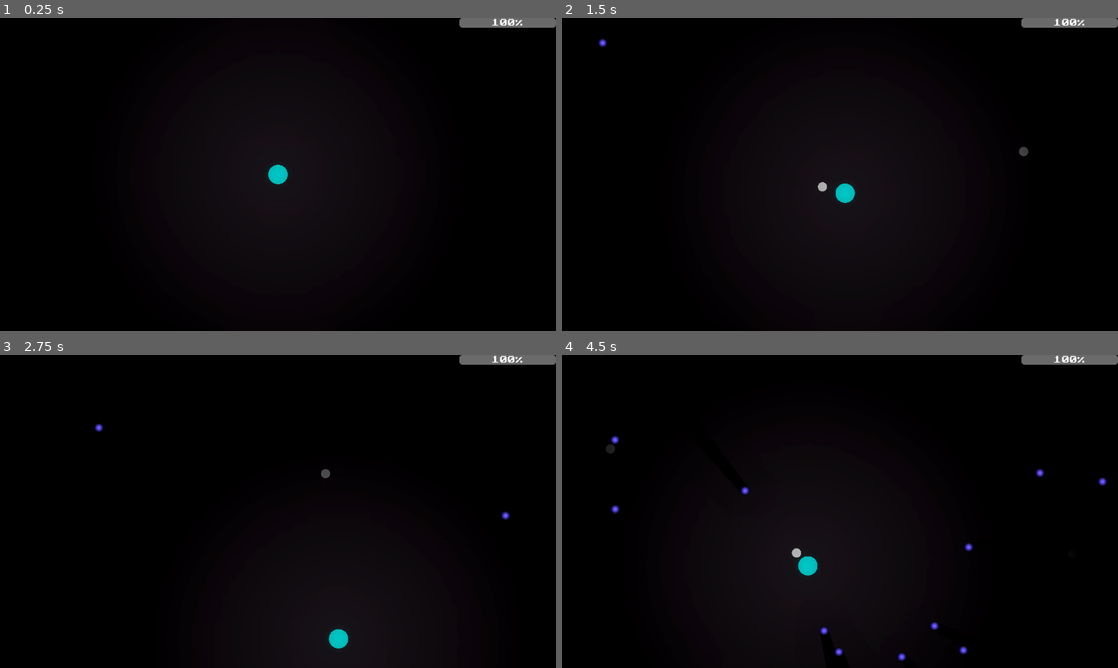
Above: before the commit, frames 1-4 (two rows, left to right).
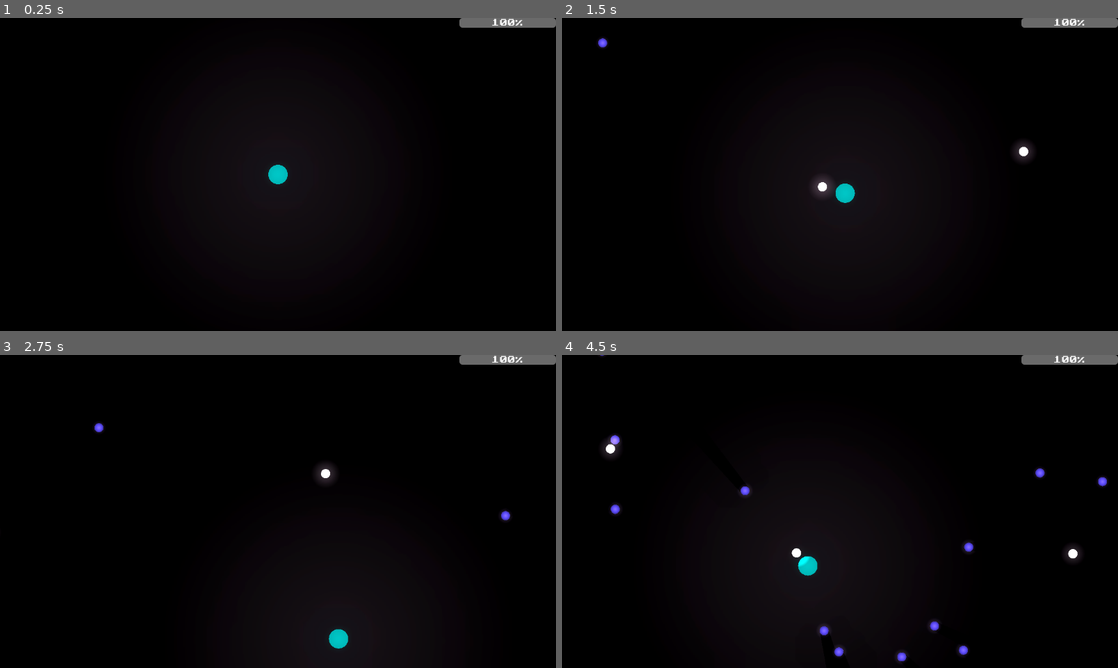
Above: after the commit, the same moments.

Repository: Iviv122/safe_to_scare
Game: Godot game, scene res://main.tscn
Same seed, same stepped clock (60 frames per second), same inputs: the game is played once before the commit and once after it.
Inputs (mouse positions are in pixels of both pictures, inside the frame that each line leads up to):
- Up to frame 1 (0.25 s): no input
- Up to frame 2 (1.5 s): tap Enter at 0.5 s; move the mouse to (962, 158) at 0.52 s; hold Right 0.53-1.28 s; hold A (a) 0.53-1.28 s; click (962, 158) at 0.67 s; tap D (d) at 0.8, 1.35 s; move the mouse to (728, 190) at 1.27 s; hold Down from 1.28 s (still down); click (728, 190) at 1.42 s
- Up to frame 3 (2.75 s): tap S (s) at 1.55 s; move the mouse to (333, 442) at 2.02 s; release Down at 2.03 s; hold Right from 2.03 s (still down); hold S (s) from 2.03 s (still down); click (333, 442) at 2.17 s; tap W (w) at 2.3 s
- Up to frame 4 (4.5 s): move the mouse to (812, 574) at 2.77 s; release Right at 2.78 s; release S (s) at 2.78 s; hold Up 2.78-3.53 s; tap W (w) at 2.85 s; click (812, 574) at 2.92 s; tap A (a) at 3.05 s; move the mouse to (1006, 558) at 3.52 s; hold A (a) 3.53-4.28 s; hold Left from 3.53 s (still down); click (1006, 558) at 3.67 s; tap D (d) at 3.8, 4.35 s; move the mouse to (673, 464) at 4.27 s; click (673, 464) at 4.42 s

The runs differ from the first frame. In frame 2, 0.3% of the frame differs, in the area x 6-85%, y 6-57%; in frame 3, 0.2%; in frame 4, 0.8%, in the area x 6-98%, y 0-98%.

Commit message:
self shoot fixx

Diff:
--- a/assets/prefabs/character.tscn
+++ b/assets/prefabs/character.tscn
@@ -32,11 +32,10 @@
 texture = ExtResource("2_o8o60")
 
 [node name="PointLight2D" type="PointLight2D" parent="."]
-scale = Vector2(2, 2)
 shadow_enabled = true
 shadow_color = Color(0, 0, 0, 0.8)
 texture = SubResource("GradientTexture2D_jj5up")
-texture_scale = 5.0
+texture_scale = 9.0
 script = ExtResource("3_jj5up")
 magnitude = 0.02
 metadata/_custom_type_script = "uid://dreu4tk4en3i5"
--- a/assets/prefabs/enemies/basic_enemy.tscn
+++ b/assets/prefabs/enemies/basic_enemy.tscn
@@ -30,13 +30,11 @@
 polygon = PackedVector2Array(0, -64, 43.333332, -43.333332, 64, 0, 43.333, 43.333, 0, 64, -43.333, 43.333, -64, 0, -43.333, -43.333)
 
 [node name="PointLight2D" type="PointLight2D" parent="."]
-scale = Vector2(1.0666646, 1.0666646)
 energy = 2.0
 shadow_enabled = true
 shadow_color = Color(0, 0, 0, 0.8)
 shadow_item_cull_mask = 2
 texture = SubResource("GradientTexture2D_jj5up")
-texture_scale = 0.52
 
 [node name="Sprite2D" type="Sprite2D" parent="."]
 self_modulate = Color(0.3764706, 0.30980393, 1, 1)
--- a/assets/prefabs/projectiles/PlayerBullet.tscn
+++ b/assets/prefabs/projectiles/PlayerBullet.tscn
@@ -1,10 +1,21 @@
-[gd_scene load_steps=4 format=3 uid="uid://dvu8namiqea5i"]
+[gd_scene load_steps=6 format=3 uid="uid://dvu8namiqea5i"]
 
 [ext_resource type="Texture2D" uid="uid://bwb0krut0npvl" path="res://raw_assets/sprites/Circle.png" id="1_ax5wk"]
 [ext_resource type="Script" uid="uid://c2l4xlhs72rft" path="res://objects/projectiles/player/simple_player_bullet.gd" id="1_lu20l"]
 
 [sub_resource type="CircleShape2D" id="CircleShape2D_ax5wk"]
 radius = 19.026299
+
+[sub_resource type="Gradient" id="Gradient_ax5wk"]
+offsets = PackedFloat32Array(0, 0.64666665)
+colors = PackedColorArray(0.72164947, 0.72164947, 0.72164947, 1, 0, 0, 0, 1)
+
+[sub_resource type="GradientTexture2D" id="GradientTexture2D_mi6rh"]
+gradient = SubResource("Gradient_ax5wk")
+width = 256
+height = 256
+fill = 1
+fill_from = Vector2(0.5, 0.5)
 
 [node name="PlayerBullet" type="Sprite2D"]
 scale = Vector2(0.075, 0.075)
@@ -18,3 +29,12 @@
 [node name="CollisionShape2D" type="CollisionShape2D" parent="."]
 top_level = true
 shape = SubResource("CircleShape2D_ax5wk")
+
+[node name="PointLight2D" type="PointLight2D" parent="."]
+light_mask = 3
+energy = 2.0
+shadow_enabled = true
+shadow_color = Color(0, 0, 0, 0.8)
+shadow_item_cull_mask = 2
+texture = SubResource("GradientTexture2D_mi6rh")
+texture_scale = 7.0
--- a/main.tscn
+++ b/main.tscn
@@ -14,6 +14,9 @@
 glow_intensity = 1.66
 glow_bloom = 0.11
 glow_hdr_threshold = 0.94
+fog_mode = 1
+fog_light_energy = 2.72
+fog_density = 1.0
 
 [node name="Node2D" type="Node2D"]
 metadata/_edit_horizontal_guides_ = [-510.0, -478.0, -416.0]
@@ -35,11 +38,11 @@
 enemy_list = ExtResource("6_272bh")
 metadata/_custom_type_script = "uid://b1gu8n3r8qmq1"
 
+[node name="CanvasModulate" type="CanvasModulate" parent="."]
+color = Color(0, 0, 0, 1)
+
 [node name="BcakGround" type="Sprite2D" parent="."]
 self_modulate = Color(0.14117648, 0.11372549, 0.13725491, 1)
 z_index = -5
 scale = Vector2(6, 6)
 texture = ExtResource("7_272bh")
-
-[node name="CanvasModulate" type="CanvasModulate" parent="."]
-color = Color(0, 0, 0, 1)
--- a/objects/weapons/weapon.gd
+++ b/objects/weapons/weapon.gd
@@ -11,6 +11,11 @@
 	var mdir = (mpos-_self.global_position).normalized()
 
 	bul.global_position = _self.global_position + mdir*32
-	bul.dir = mdir
+
+	if mdir == Vector2.ZERO:
+		var r = randf_range(-3,3)
+		bul.dir = Vector2(sin(r),cos(r))
+	else:
+		bul.dir = mdir
 
 	_self.get_tree().current_scene.add_child(bul)
Not shown: 1 places in assets/prefabs/enemies/basic_enemy.tscn that only renumber resources
